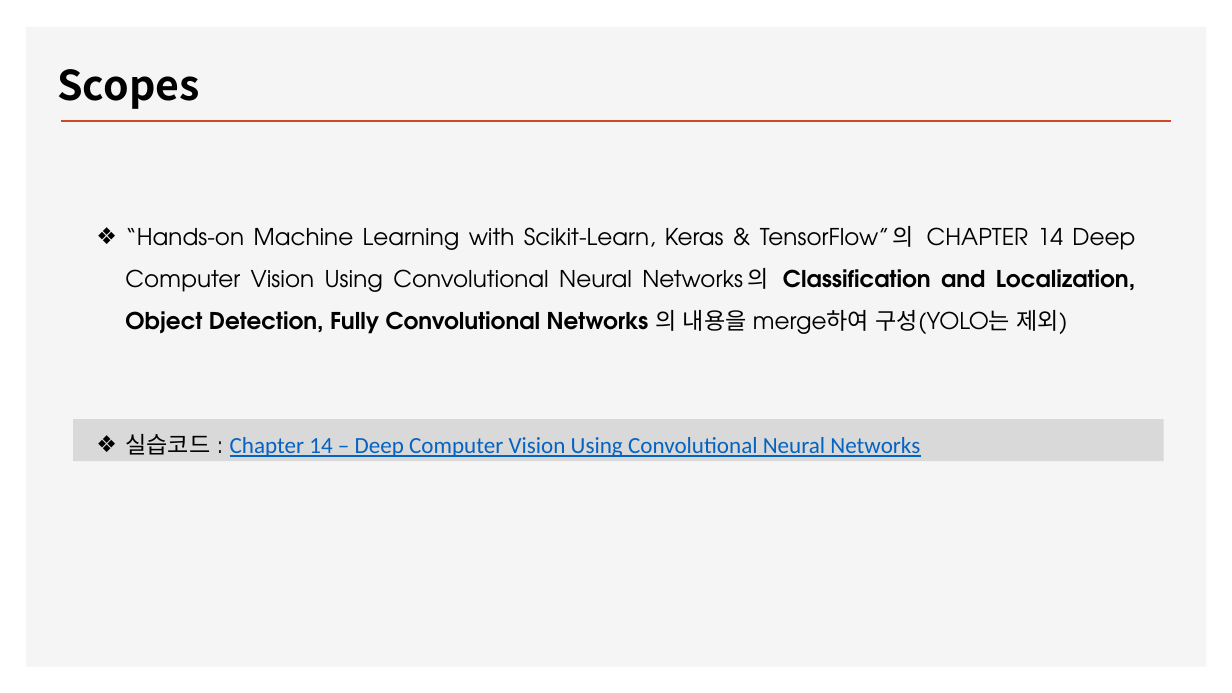
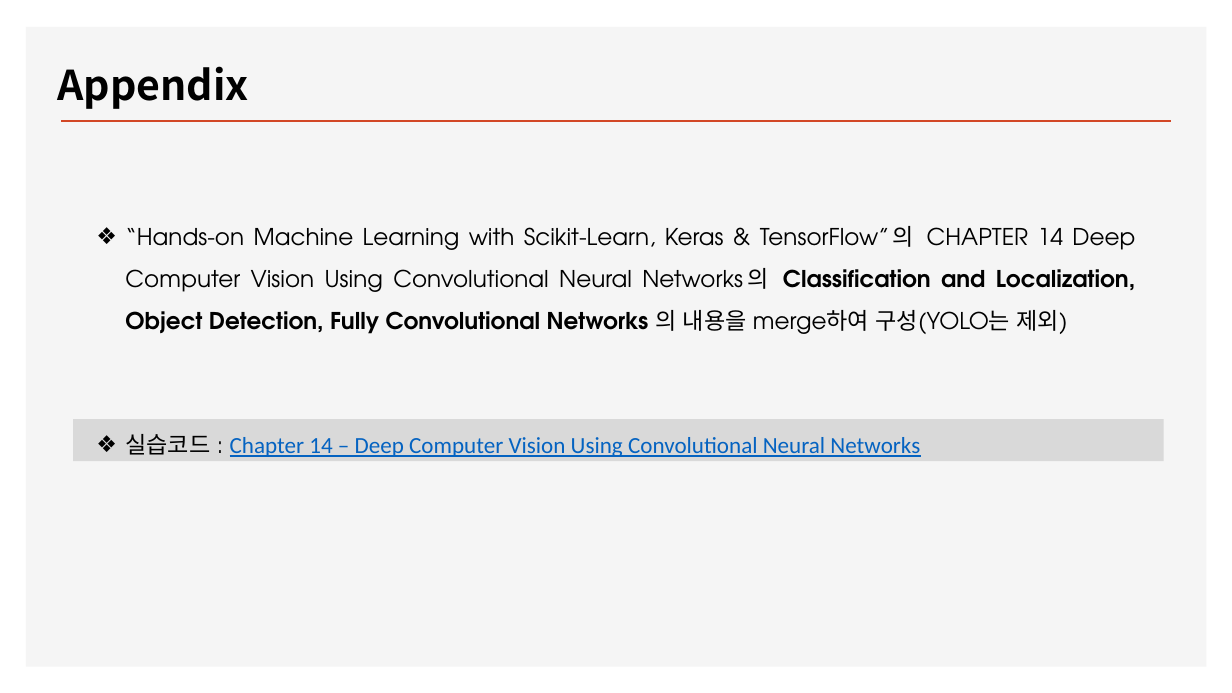
Before and after one commit to ancestor9/2026_Fall_Deep-Learning-with-Python, a slide deck: slide 43 of Chapter 11 Image segmentation.pptx (slide 37 before the commit). Drawn at 1232x693 pixels with LibreOffice and Linux fonts; fonts in the diff are those of the drawing; background and template pictures are left out. Boxes give left, top, right and bottom in pixels: in the first picture for what was removed or moved away, otherwise in the second. Text is boxed around its words. In the diff, an @@ line names an element or a change of style, - is before the commit and + after.

```diff
--- a/Chapter 11 Image segmentation.pptx
+++ b/Chapter 11 Image segmentation.pptx
@@ text at [57,66,248,109]: text changed @@
-Scopes
+Appendix
```
Also in this commit, not shown: 1 other slide changed, 3 slides added.
